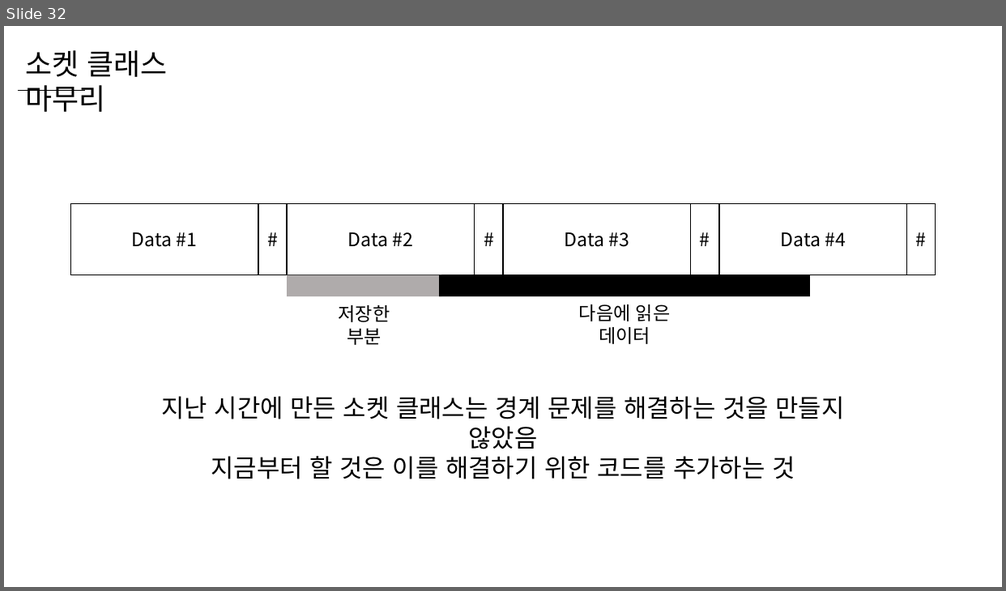
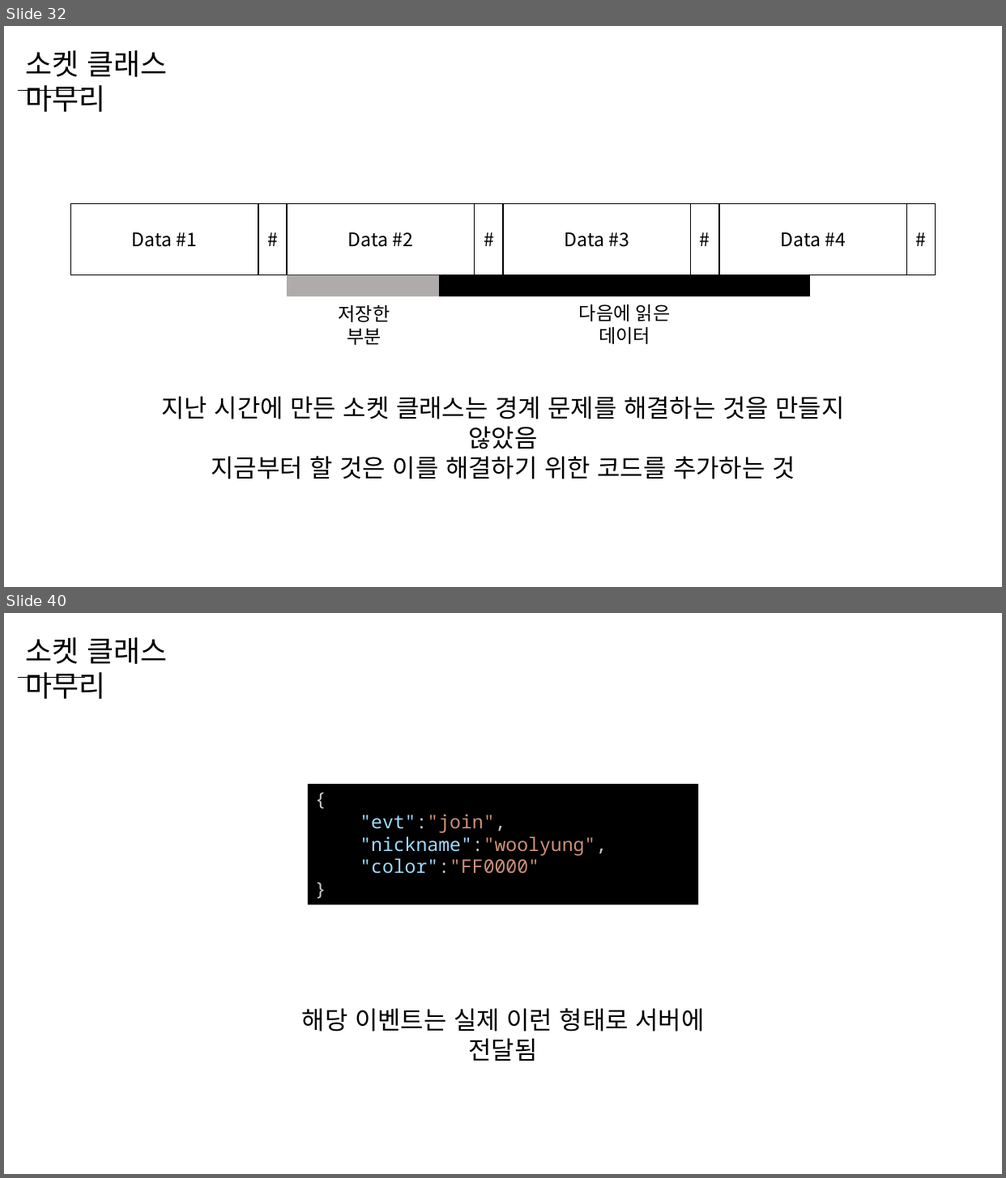
Before and after one commit to WooLyung/2023-Unity-Lecture, a slide deck: Day 2.pptx. Shown one above the other, each under a label of ours: slide 32 before the commit, slides 32 and 40 after it; the slides between them are not shown. The pictures are 1006x591 and 1006x1178 pixels, drawn with LibreOffice and Linux fonts; fonts in the diff are those of the drawing. Boxes give left, top, right and bottom in pixels: in the first picture for what was removed or moved away, otherwise in the second. Text is boxed around its words. In the diff, an @@ line names an element or a change of style, - is before the commit and + after.

```diff
--- a/Day 2.pptx
+++ b/Day 2.pptx
@@ slide 40 added at (4, 613, 1002, 1174), background #FFFFFF @@
@@ text added at (25, 637, 167, 699), 28 pt, text #000000 @@
+소켓 클래스 마무리
@@ line added from (19, 677) to (85, 677), #000000 0.5 pt @@
@@ rectangle added at (308, 784, 699, 905), fill #000000, 18 pt, text #CE9178 @@
+{
+"evt":"join",
+"nickname":"woolyung",
+"color":"FF0000"
+}
@@ text added at (302, 1008, 704, 1061), 24 pt, text #000000 @@
+해당 이벤트는 실제 이런 형태로 서버에 전달됨
```
Also in this commit, not shown: 2 slides changed, 40 other slides added, 27 other files.
